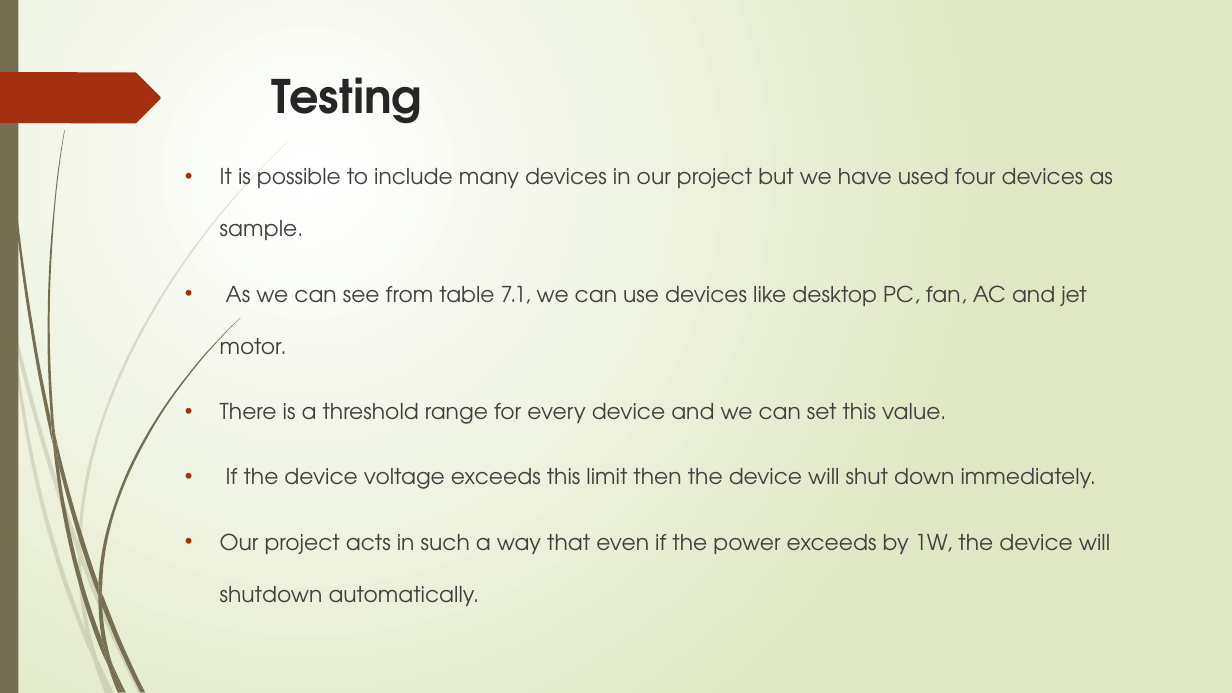
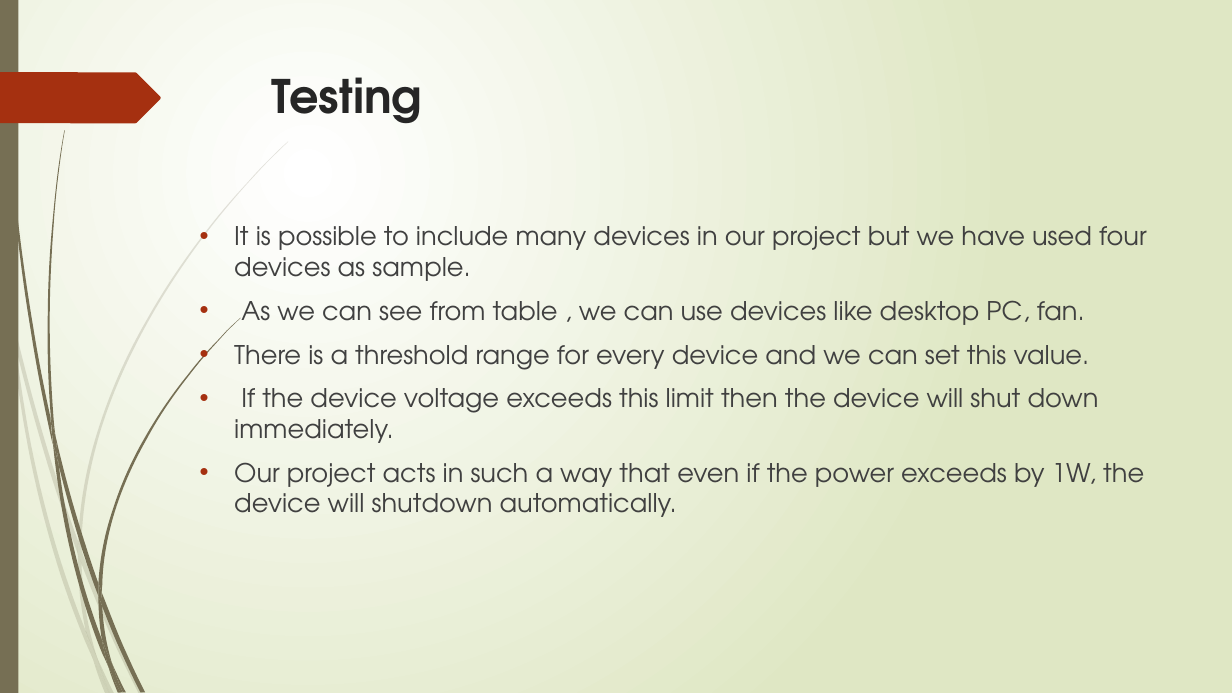
Before and after one commit to preethisheks4m/Batch-1-Smart-Energy-Monitor-App, a slide deck: slide 17 of Documents/B1 ppt.pptx. Drawn at 1232x693 pixels with LibreOffice and Linux fonts; fonts in the diff are those of the drawing. Boxes give left, top, right and bottom in pixels: in the first picture for what was removed or moved away, otherwise in the second. Text is boxed around its words. In the diff, an @@ line names an element or a change of style, - is before the commit and + after.

```diff
--- a/Documents/B1 ppt.pptx
+++ b/Documents/B1 ppt.pptx
@@ text "It is possible to include ...": place and size @@
-text "It is possible to include ..." at [220, 168, 1113, 606]
+text "It is possible to include ..." at [234, 226, 1147, 517]
@@ text at [234, 226, 1147, 517]: size 17 to 20 pt in "It is possible to include many devices ...", "There is a threshold range for every ...", "If the device voltage exceeds this limit ...", "Our project acts in such a way ..."; line spacing 2 to 1 @@
@@ text at [241, 300, 1085, 325]: text changed; size 17 to 20 pt @@
-• As we can see from table 7.1, we can use devices like desktop PC, fan, AC and jet motor.
+• As we can see from table , we can use devices like desktop PC, fan.
```
Also in this commit, not shown: 12 other slides changed, 2 slides added.
